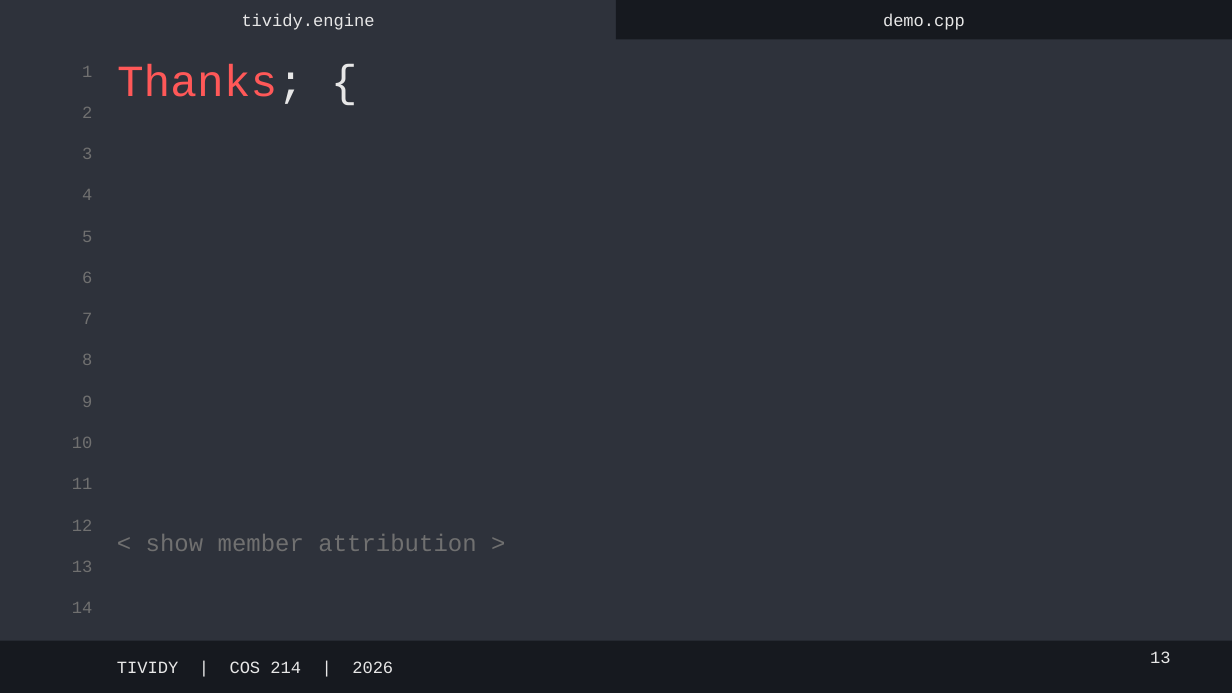
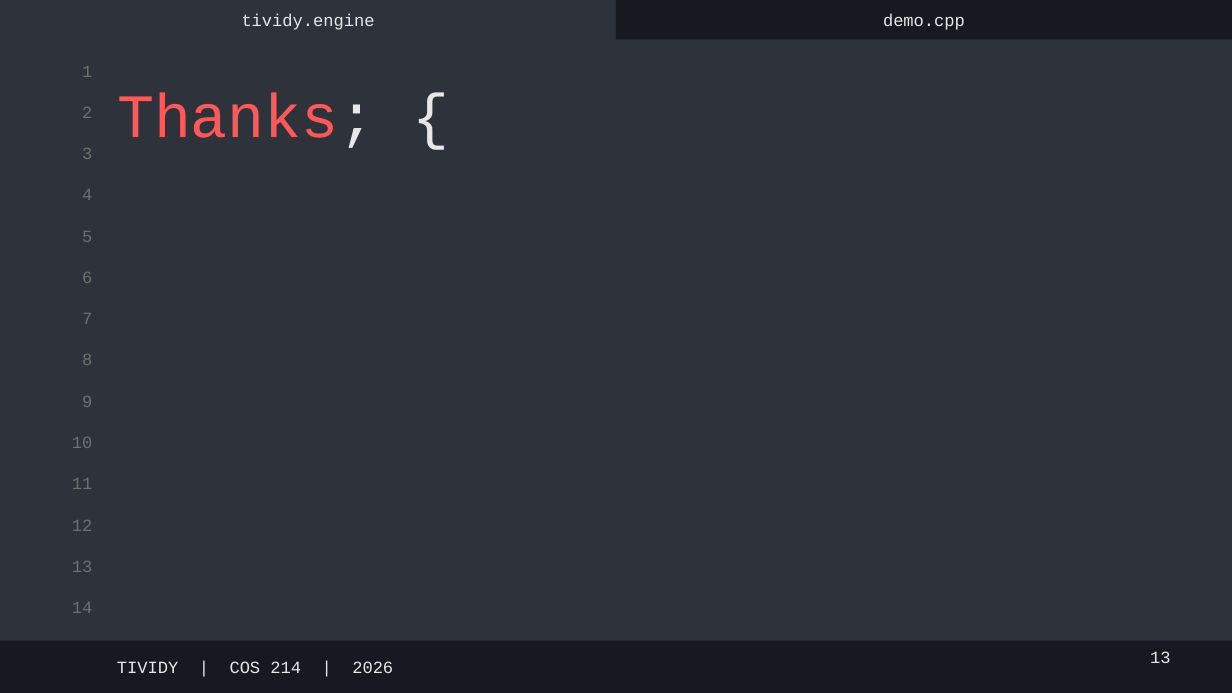
Before and after one commit to Chloe-Larsen/COS214-Project, a slide deck: slide 13 of docs/TIVIDY-Demo.pptx. Drawn at 1232x693 pixels with LibreOffice and Linux fonts; fonts in the diff are those of the drawing. Boxes give left, top, right and bottom in pixels: in the first picture for what was removed or moved away, otherwise in the second. Text is boxed around its words. In the diff, an @@ line names an element or a change of style, - is before the commit and + after.

```diff
--- a/docs/TIVIDY-Demo.pptx
+++ b/docs/TIVIDY-Demo.pptx
@@ title "Thanks; {": place and size @@
-title "Thanks; {" at [117,64,304,104]
+title "Thanks; {" at [117,94,376,148]
@@ title "Thanks; {" at [117,94,376,148]: size 26 to 36 pt @@
@@ text removed at [146,534,476,551] @@
-< show member attribution >
```
Also in this commit, not shown: 2 other slides changed, 1 other file.
